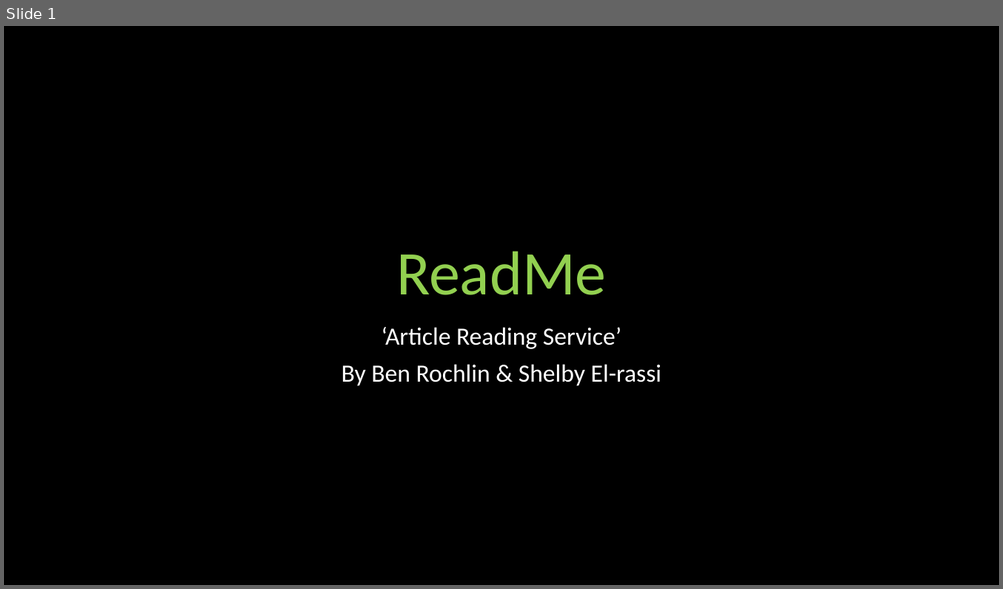
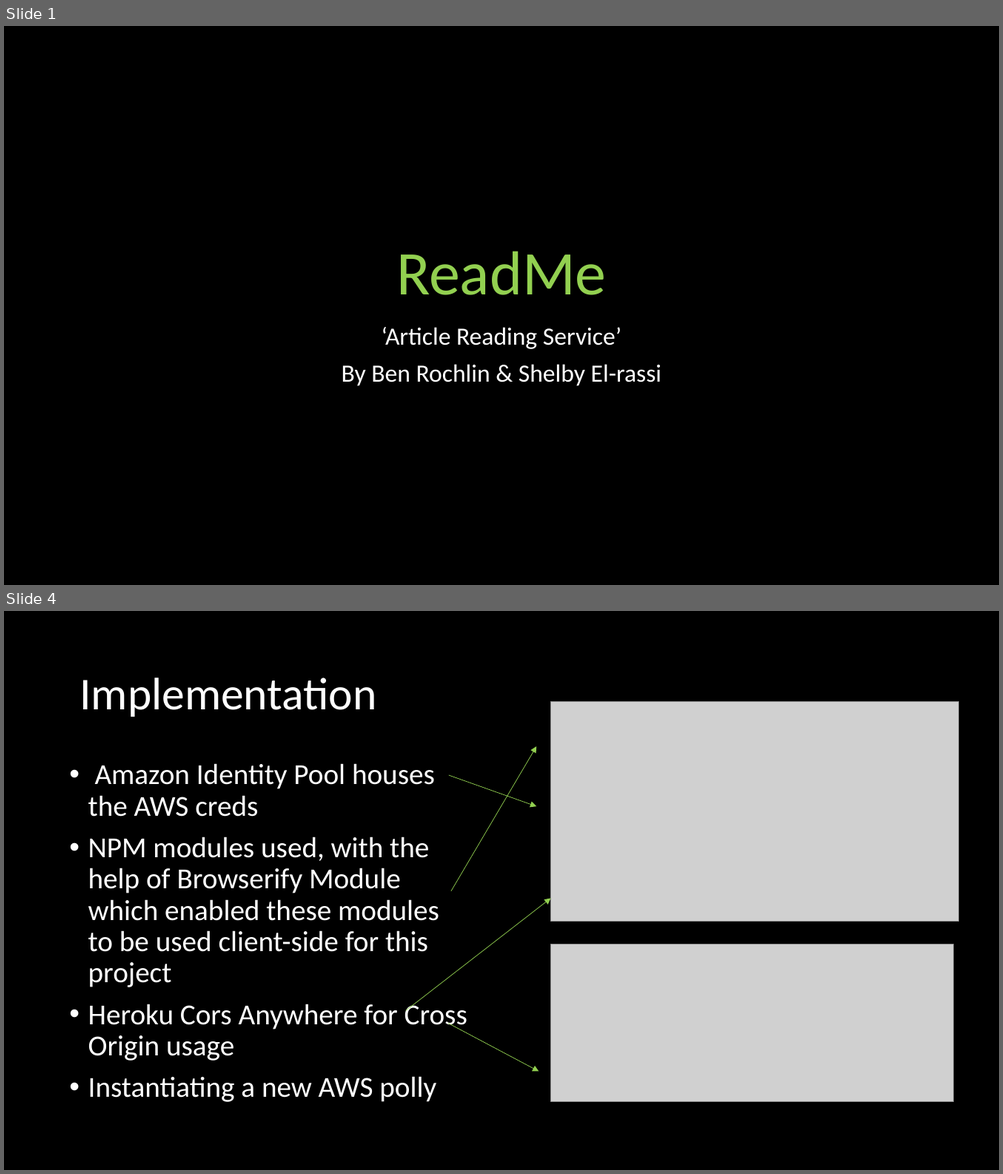
Before and after one commit to Shelby219/README_article_reading_app, a slide deck: pres.pptx. Shown one above the other, each under a label of ours: slide 1 before the commit, slides 1 and 4 after it; the slides between them are not shown. The pictures are 1003x589 and 1003x1174 pixels, drawn with LibreOffice and Linux fonts; fonts in the diff are those of the drawing; grey boxes stand for pictures. Boxes give left, top, right and bottom in pixels: in the first picture for what was removed or moved away, otherwise in the second. Text is boxed around its words. In the diff, an @@ line names an element or a change of style, - is before the commit and + after.

```diff
--- a/pres.pptx
+++ b/pres.pptx
@@ slide 4 added at <box>4,611,999,1170</box>, background #000000 @@
@@ title added at <box>79,678,376,717</box>, 44 pt, text #FFFFFF @@
+Implementation
@@ picture added at <box>551,701,959,921</box> @@
@@ text added at <box>88,763,467,1102</box>, 28 pt, text #FFFFFF @@
+• Amazon Identity Pool houses the AWS creds
+• NPM modules used, with the help of Browserify Module which enabled these modules to be used client-side for this project
+• Heroku Cors Anywhere for Cross Origin usage
+• Instantiating a new AWS polly
@@ arrow added from (451, 891) to (537, 747), #92D050 0.5 pt @@
@@ arrow added from (449, 775) to (537, 806), #92D050 0.5 pt @@
@@ arrow added from (405, 1011) to (551, 898), #92D050 0.5 pt @@
@@ picture added at <box>551,945,954,1102</box> @@
@@ arrow added from (448, 1024) to (539, 1072), #92D050 0.5 pt @@
```
Also in this commit, not shown: 3 slides changed, 2 other slides added, 3 slides removed, 3 other files.
